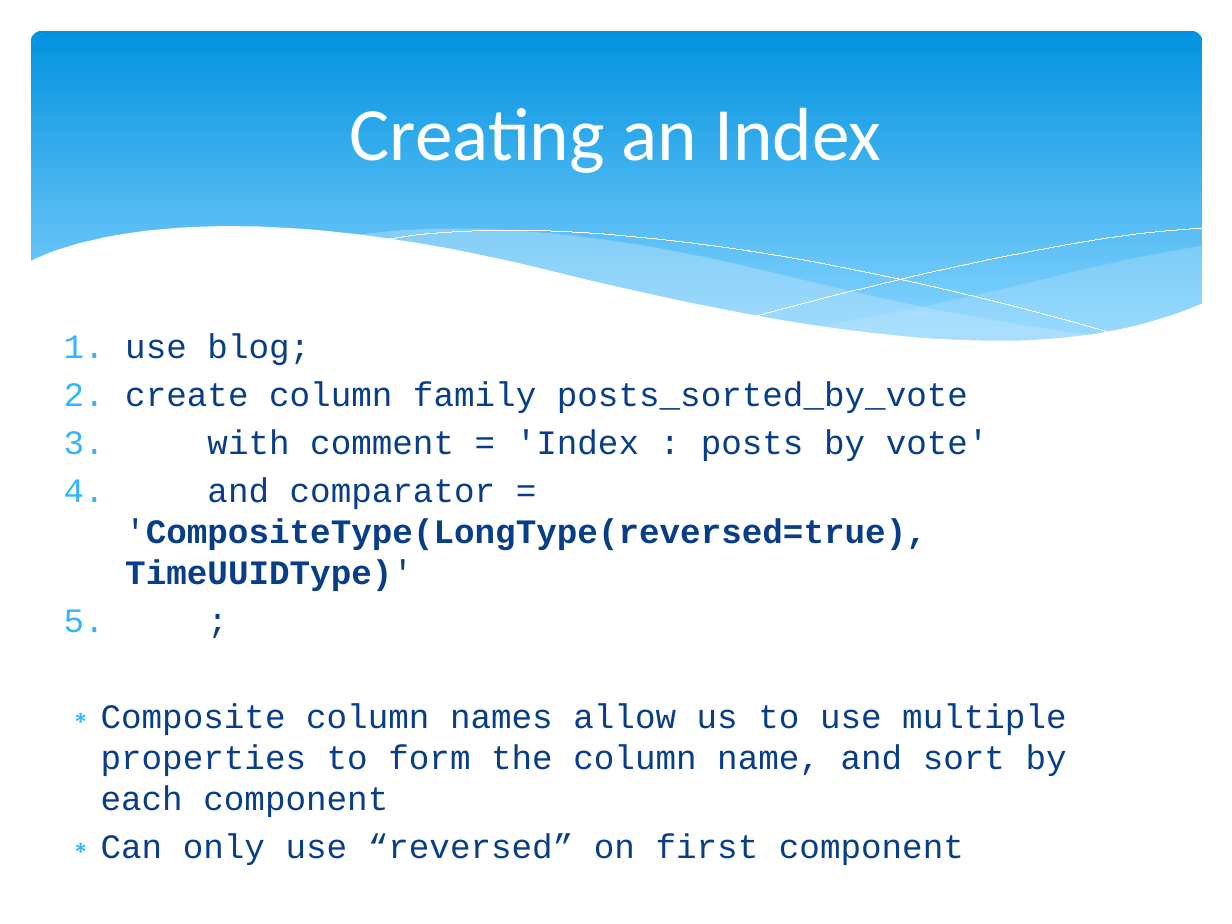
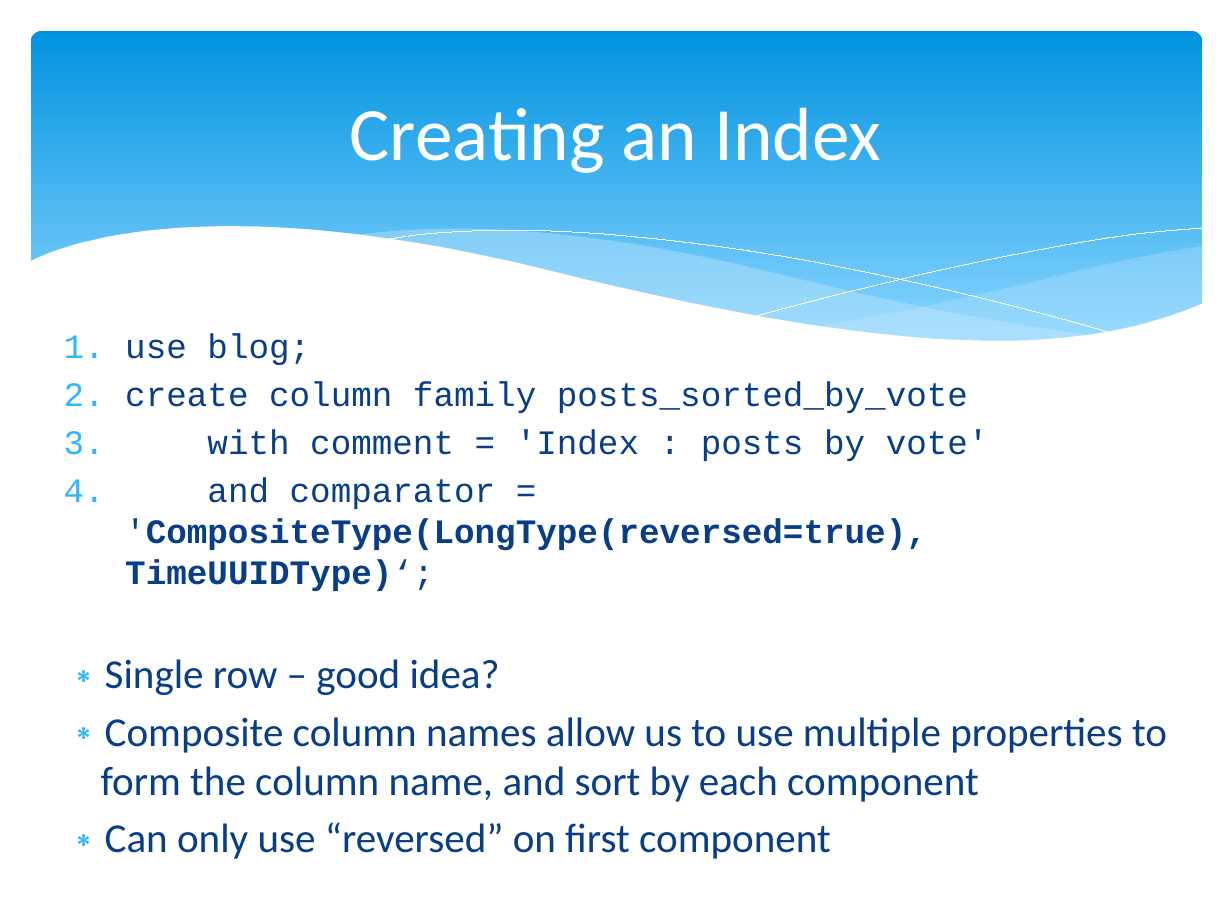
Before and after one commit to calebjones/nosql-blog, a slide deck: slide 22 of cassandra-training.pptx (slide 20 before the commit). Drawn at 1232x924 pixels with LibreOffice and Linux fonts; fonts in the diff are those of the drawing. Boxes give left, top, right and bottom in pixels: in the first picture for what was removed or moved away, otherwise in the second. Text is boxed around its words. In the diff, an @@ line names an element or a change of style, - is before the commit and + after.

```diff
--- a/cassandra-training.pptx
+++ b/cassandra-training.pptx
@@ text at (105,477,927,695): text changed @@
-4. and comparator = 'CompositeType(LongType(reversed=true), TimeUUIDType)'
-5. ;
+4. and comparator = 'CompositeType(LongType(reversed=true), TimeUUIDType)‘;
+∗ Single row – good idea?
@@ text at (101,717,1167,859): size 20 to 24 pt, font Courier New to Calibri in "Composite column names allow us to use ...", "Can only use “reversed” on first component" @@
```
Also in this commit, not shown: 12 other slides changed, 5 slides added, 4 slides removed.
